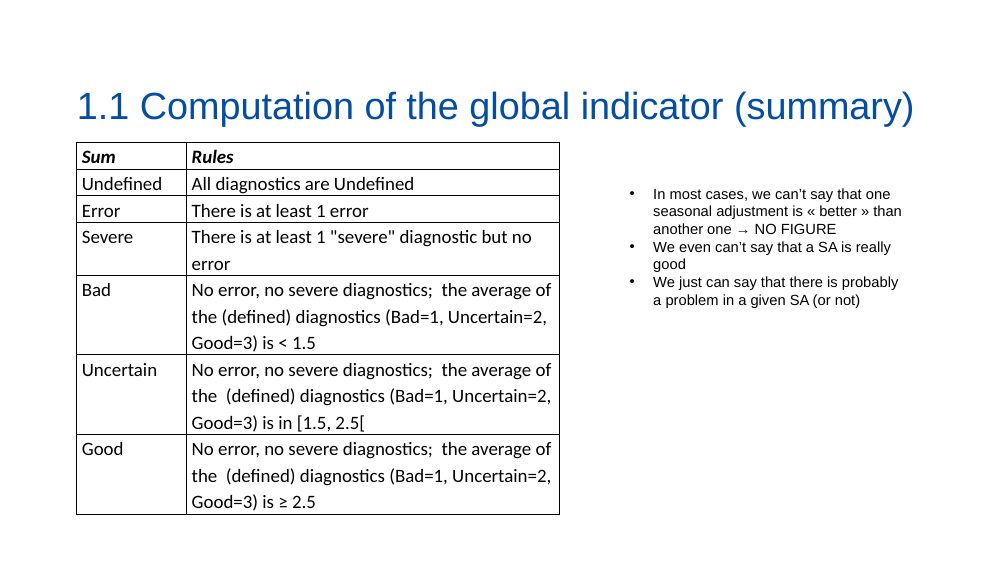
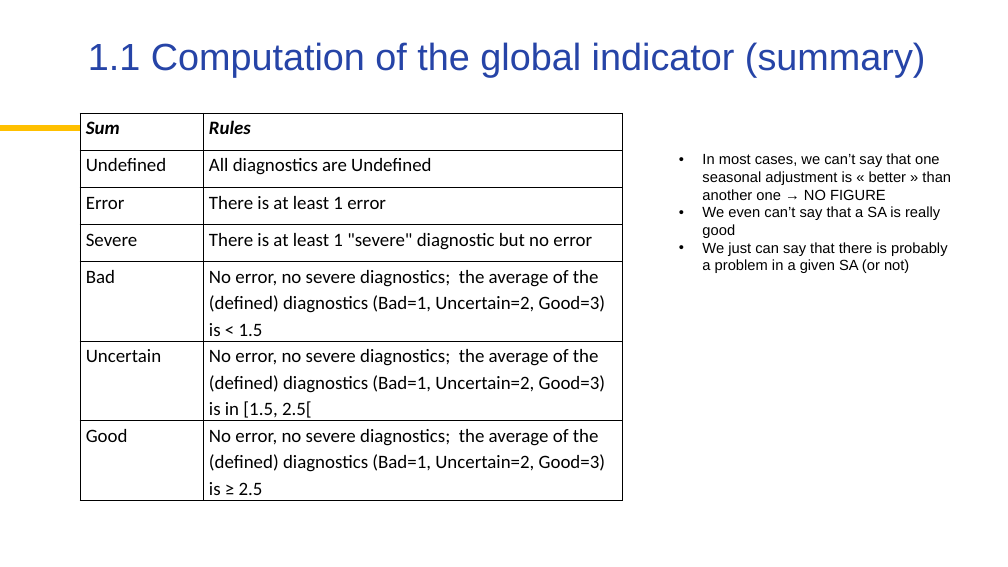
Before and after one commit to palatej/ESTP2026, a slide deck: slide 3 of 5.1 Quality.pptx. Drawn at 1008x567 pixels with LibreOffice and Linux fonts; fonts in the diff are those of the drawing; background and template pictures are left out. Boxes give left, top, right and bottom in pixels: in the first picture for what was removed or moved away, otherwise in the second. Text is boxed around its words. In the diff, an @@ line names an element or a change of style, - is before the commit and + after.

```diff
--- a/5.1 Quality.pptx
+++ b/5.1 Quality.pptx
@@ title "1.1 Computation of the global ...": place and size @@
-title "1.1 Computation of the global ..." at [77,91,915,126]
+title "1.1 Computation of the global ..." at [88,42,926,77]
@@ title "1.1 Computation of the global ..." at [88,42,926,77]: text colour #034EA2 to #2644A7; vertical alignment bottom to top @@
@@ table: place and size @@
-table at [76,143,560,515]
+table at [80,113,622,499]
@@ line added from (0, 129) to (80, 129), #FFC000 6 pt @@
@@ text "In most cases, we can’t ...": place and size @@
-text "In most cases, we can’t ..." at [653,188,902,308]
+text "In most cases, we can’t ..." at [702,153,951,273]
```
Also in this commit, not shown: 9 other slides changed, 1 slide removed, 3 other files.
